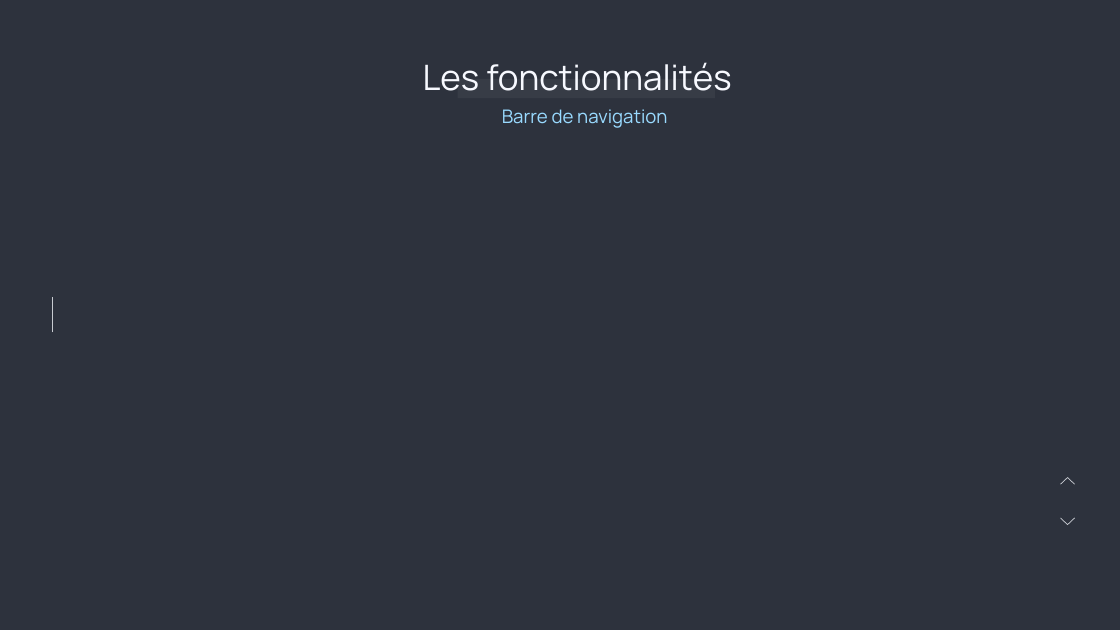
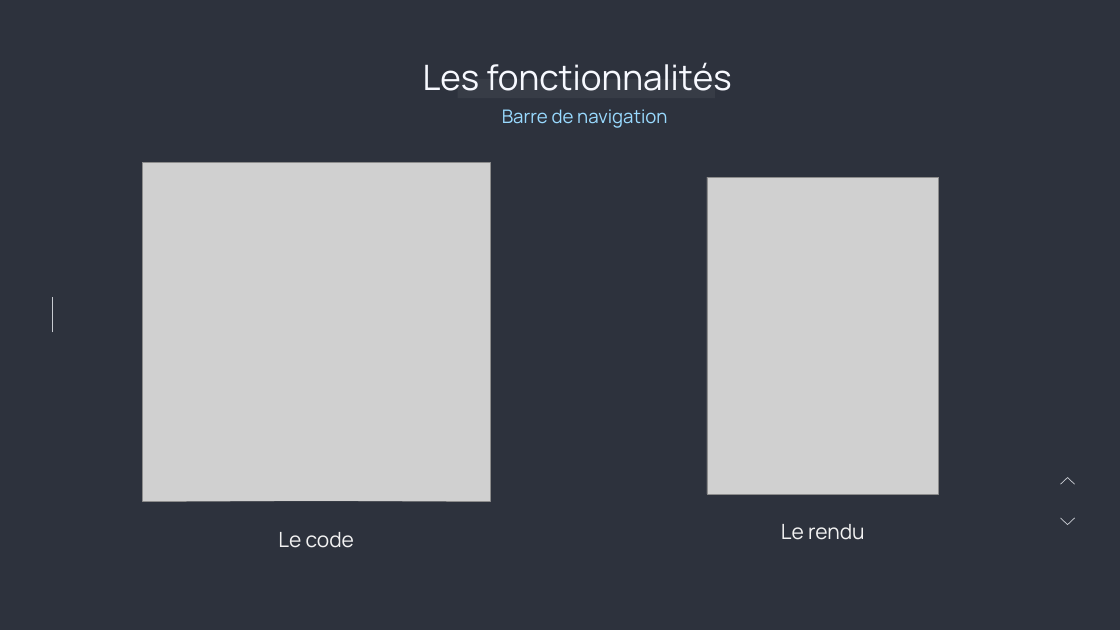
Before and after one commit to Anh-Kiet-VO/LIFPROJET-ACC, a slide deck: slide 6 of doc/LIFPROJET_Diapo.pptx. Drawn at 1120x630 pixels with LibreOffice and Linux fonts; fonts in the diff are those of the drawing; grey boxes stand for pictures. Boxes give left, top, right and bottom in pixels: in the first picture for what was removed or moved away, otherwise in the second. Text is boxed around its words. In the diff, an @@ line names an element or a change of style, - is before the commit and + after.

Commit message:
maj diapo

```diff
--- a/doc/LIFPROJET_Diapo.pptx
+++ b/doc/LIFPROJET_Diapo.pptx
@@ picture added at [142,163,490,501] @@
@@ picture added at [707,177,939,494] @@
@@ text added at [278,532,354,548], 36 pt, text #F2F2F2 @@
+Le code
@@ text added at [781,524,865,540], 36 pt, text #F2F2F2 @@
+Le rendu
```
